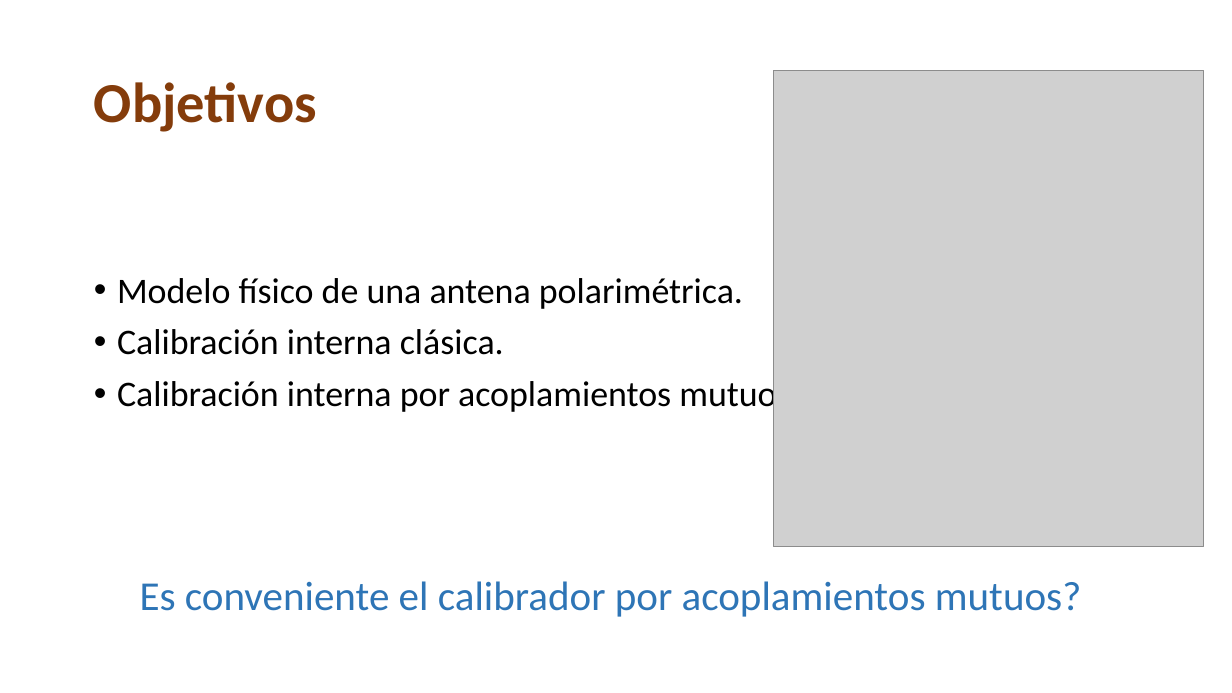
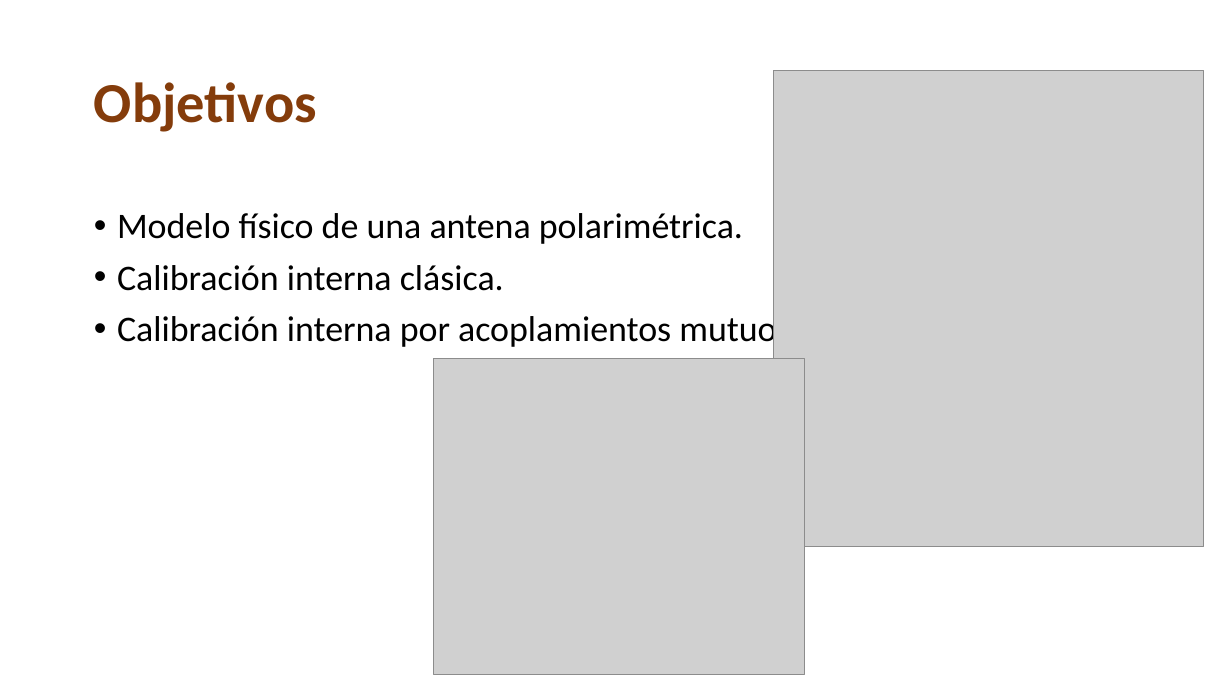
Before and after one commit to franciscoSoler/Polarimetric-Antenna-Calibrator, a slide deck: slide 2 of written/presentation/tesisInformatica.pptm. Drawn at 1232x693 pixels with LibreOffice and Linux fonts; fonts in the diff are those of the drawing; grey boxes stand for pictures. Boxes give left, top, right and bottom in pixels: in the first picture for what was removed or moved away, otherwise in the second. Text is boxed around its words. In the diff, an @@ line names an element or a change of style, - is before the commit and + after.

Commit message:
added classical and internal calibration method

```diff
--- a/written/presentation/tesisInformatica.pptm
+++ b/written/presentation/tesisInformatica.pptm
@@ text "Modelo físico de una antena ...": place and size @@
-text "Modelo físico de una antena ..." at <box>117,278,799,415</box>
+text "Modelo físico de una antena ..." at <box>117,213,799,351</box>
@@ picture added at <box>433,359,804,674</box> @@
@@ text removed at <box>140,581,1081,617</box> @@
-Es conveniente el calibrador por acoplamientos mutuos?
```
Also in this commit, not shown: 11 other slides changed, 3 slides added, 1 slide removed, 10 other files.
